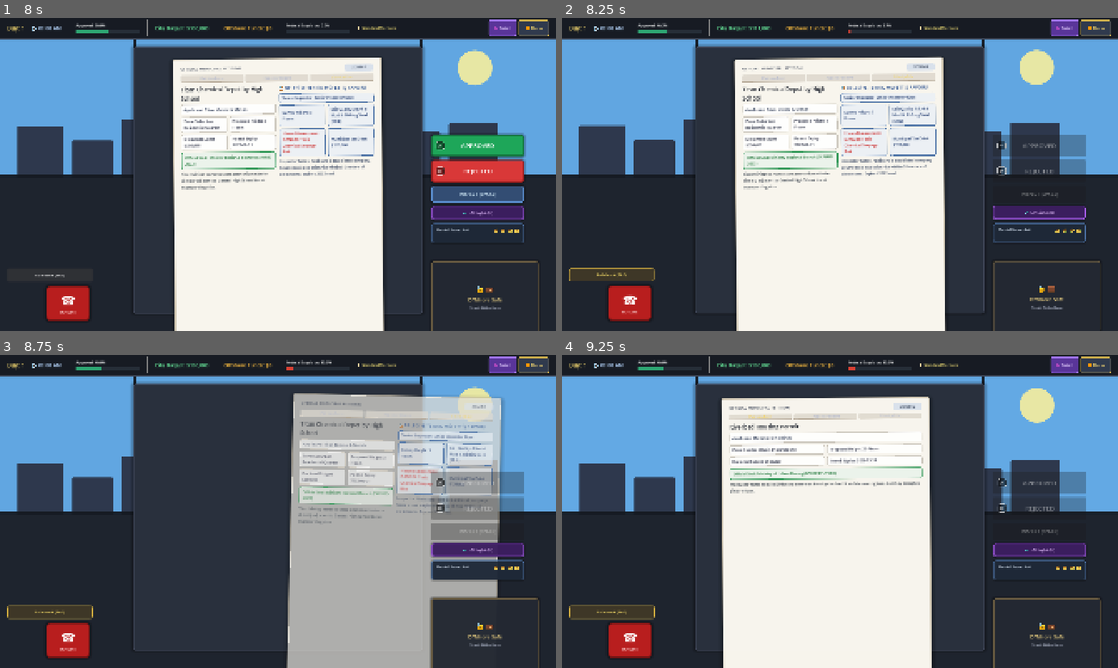
Above: before the commit, frames 1-4 (two rows, left to right).
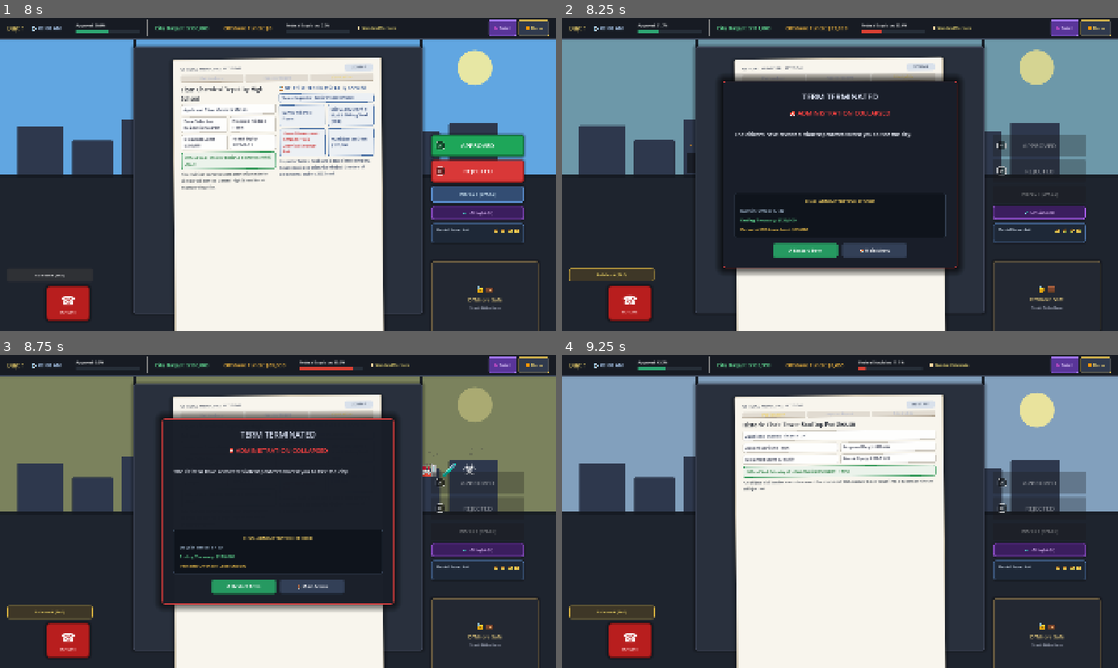
Above: after the commit, the same moments.

Repository: kaansrflioglu/yes-mr-mayor
Game: Godot game, scene res://scenes/menu/MainMenu.tscn
The game is run twice, just before and just after one commit, with the same random seed, the same clock (stepped at 60 frames per second) and the same inputs.
Inputs (mouse positions are in pixels of both pictures, inside the frame that each line leads up to):
- Up to frame 1 (8 s): click "⭐ New Term" at 0.5 s; click "Petition Form" at 1.25 s; click "Inspector Report" at 2 s; click "Side-by-Side" at 2.75 s; click "✕" at 3.5 s; click "Zoning & Heights" at 4.25 s; click "Official Seals" at 5 s; click "Blacklist" at 5.75 s; click "Directives" at 6.5 s; click "Rulebook (TAB)" at 7.25 s
- Up to frame 2 (8.25 s): click "APPROVED" at 8 s
- Up to frame 3 (8.75 s): no input
- Up to frame 4 (9.25 s): click (806, 586) at 8.75 s, where only the run after the commit has a clickable "↺ Restart Term"

Frame 1 is identical in both runs. In frame 2, 42% of the frame differs, in the area x 0-100%, y 1-83%; in frame 3, 54%, in the area x 0-100%, y 1-100%; in frame 4, 26%.

Commit message:
fix(resolution): restore base event effects, visual flags, and consequence chaining (Spec 01)

Diff:
--- a/scripts/autoload/GameManager.gd
+++ b/scripts/autoload/GameManager.gd
@@ -177,7 +177,7 @@
 		event_flags[effects["city_flag"]] = true
 	if "unlocks_event_id" in effects and not str(effects["unlocks_event_id"]).is_empty():
 		var unlocked_id: String = str(effects["unlocks_event_id"])
-		if EventManager != null:
+		if EventManager != null and EventManager.has_method("unlock_event"):
 			EventManager.unlock_event(unlocked_id)
 
 	_notify_stats_changed()
--- a/scripts/desk/DeskView.gd
+++ b/scripts/desk/DeskView.gd
@@ -978,46 +978,53 @@
 	var has_viol: bool = event.has_violations()
 	var took_bribe: bool = active_document.has_pocketed_bribe
 
-	var res_effects: Dictionary = {}
+	# Fetch base authored effects from EventData
+	var base_effects: Dictionary = (
+		event.effects_approve.duplicate(true) if approved
+		else event.effects_reject.duplicate(true)
+	)
+
+	var res_effects: Dictionary = base_effects.duplicate(true)
+
+	# Apply Deductive Context Overlays:
 	if approved:
 		if has_viol:
-			# Corrupt approval of violation
-			if took_bribe:
-				res_effects = {
-					"public_opinion": -15.0,
-					"suspicion": 15.0,
-					"budget": event.effects_approve.get("budget", 20000)
-				}
-			else:
-				# Negligent approval: approved illegal project without even taking bribe!
-				res_effects = {
-					"public_opinion": -10.0,
-					"suspicion": 10.0,
-					"budget": event.effects_approve.get("budget", 15000)
-				}
+			# Corrupt / Negligent approval of a project with known violations:
+			# Severe penalty to opinion and spike in suspicion
+			var viol_count: int = event.violations.size()
+			var opinion_penalty: float = -12.0 * float(viol_count)
+			var susp_spike: float = 12.0 * float(viol_count)
+
+			res_effects["public_opinion"] = float(res_effects.get("public_opinion", 0.0)) + opinion_penalty
+			res_effects["suspicion"] = float(res_effects.get("suspicion", 0.0)) + susp_spike
+			if not took_bribe:
+				# Negligent approval: citizens are bewildered why you allowed illegal works for free
+				res_effects["public_opinion"] = float(res_effects.get("public_opinion", 0.0)) - 5.0
 		else:
-			# Honest approval of clean petition: good for the city
-			res_effects = {
-				"public_opinion": 12.0,
-				"budget": 20000,
-				"suspicion": -5.0
-			}
+			# Honest approval of a fully compliant petition:
+			# Bonus civic satisfaction and slight suspicion reduction
+			res_effects["public_opinion"] = float(res_effects.get("public_opinion", 0.0)) + 6.0
+			res_effects["suspicion"] = float(res_effects.get("suspicion", 0.0)) - 3.0
 	else:
-		# Rejected:
+		# Rejection logic:
 		if has_viol:
-			# Valid rejection with cause: Player gets praised for sharp vigilance!
-			res_effects = {
-				"public_opinion": 15.0,
-				"suspicion": -10.0,
-				"budget": 0
-			}
+			# Valid rejection with cause: Mayor praised for sharp vigilance!
+			var discovered_count: int = active_document.discovered_violations.size() if ("discovered_violations" in active_document) else 1
+			var vigilance_bonus: float = 8.0 + (float(discovered_count) * 4.0)
+			res_effects["public_opinion"] = float(res_effects.get("public_opinion", 0.0)) + vigilance_bonus
+			res_effects["suspicion"] = float(res_effects.get("suspicion", 0.0)) - 8.0
 		else:
-			# Wrongful rejection of completely legal petition: Citizens outraged
-			res_effects = {
-				"public_opinion": -15.0,
-				"suspicion": 5.0,
-				"budget": 0
-			}
+			# Wrongful rejection of legal application: Bureaucratic red-tape outrage!
+			res_effects["public_opinion"] = float(res_effects.get("public_opinion", 0.0)) - 10.0
+			res_effects["suspicion"] = float(res_effects.get("suspicion", 0.0)) + 4.0
+
+	# Ensure visual flags and unlocked event IDs are preserved
+	if base_effects.has("city_visual_flag"):
+		res_effects["city_visual_flag"] = base_effects["city_visual_flag"]
+	if base_effects.has("city_flag"):
+		res_effects["city_flag"] = base_effects["city_flag"]
+	if base_effects.has("unlocks_event_id"):
+		res_effects["unlocks_event_id"] = base_effects["unlocks_event_id"]
 
 	res_effects = DirectiveManager.apply_modifiers(
 		res_effects, event, approved, took_bribe
--- /dev/null
+++ b/tests/TestRunnerEventResolutionFix.tscn
@@ -0,0 +1,6 @@
+[gd_scene load_steps=2 format=3]
+
+[ext_resource type="Script" path="res://tests/test_event_resolution_fix.gd" id="1_test"]
+
+[node name="TestRunnerEventResolutionFix" type="Node"]
+script = ExtResource("1_test")
--- /dev/null
+++ b/tests/test_event_resolution_fix.gd
@@ -0,0 +1,94 @@
+extends Node
+
+## test_event_resolution_fix.gd - Verifies event resolution base effects, visual flags, and consequence chaining.
+
+var passed_tests: int = 0
+var total_tests: int = 3
+
+@onready var game_mgr: Node = get_node("/root/GameManager")
+@onready var event_mgr: Node = get_node("/root/EventManager")
+
+
+func _ready() -> void:
+	print("\n========================================================")
+	print(">>> RUNNING EVENT RESOLUTION & FLAG PROPAGATION TESTS <<<")
+	print("========================================================\n")
+
+	test_test_1_custom_budget_delta()
+	test_test_2_city_visual_flag_propagation()
+	test_test_3_consequence_chaining()
+
+	print("\n========================================================")
+	if passed_tests == total_tests:
+		print(">>> ALL 3 EVENT RESOLUTION TESTS PASSED! (3/3) <<<")
+	else:
+		print(">>> TEST FAILURES DETECTED! (%d/%d) <<<" % [passed_tests, total_tests])
+	print("========================================================\n")
+
+	get_tree().quit(0 if passed_tests == total_tests else 1)
+
+
+func test_test_1_custom_budget_delta() -> void:
+	print("[TEST 1] Verifying custom budget delta resolution...")
+	game_mgr.start_new_game()
+	var initial_budget: int = game_mgr.city_budget
+
+	var custom_effects: Dictionary = {
+		"budget": -80000,
+		"public_opinion": 25.0
+	}
+	game_mgr.apply_resolution(custom_effects)
+
+	assert(game_mgr.city_budget == initial_budget - 80000, "City budget must reflect -80000 delta.")
+	print("  -> Budget delta applied correctly: %d -> %d" % [initial_budget, game_mgr.city_budget])
+	print("  [PASS] Test 1: Custom Budget Delta verified.\n")
+	passed_tests += 1
+
+
+func test_test_2_city_visual_flag_propagation() -> void:
+	print("[TEST 2] Verifying city visual flag propagation into GameManager.event_flags...")
+	game_mgr.start_new_game()
+
+	var flag_key: String = "add_concrete_tower"
+	assert(not game_mgr.event_flags.has(flag_key), "Flag should not be set initially.")
+
+	var custom_effects: Dictionary = {
+		"city_visual_flag": flag_key
+	}
+	game_mgr.apply_resolution(custom_effects)
+
+	assert(game_mgr.event_flags.has(flag_key) and game_mgr.event_flags[flag_key] == true, "City visual flag must be set in event_flags.")
+	print("  -> City visual flag propagated: %s = true" % flag_key)
+	print("  [PASS] Test 2: City Visual Flag Propagation verified.\n")
+	passed_tests += 1
+
+
+func test_test_3_consequence_chaining() -> void:
+	print("[TEST 3] Verifying consequence chaining via unlocks_event_id...")
+	game_mgr.start_new_game()
+
+	var target_ev: EventData = null
+	for ev in event_mgr.all_events:
+		if ev.category == "consequence":
+			target_ev = ev
+			break
+
+	if target_ev == null and not event_mgr.all_events.is_empty():
+		target_ev = event_mgr.all_events[0]
+
+	assert(target_ev != null, "Target event must exist for testing.")
+	var unlocked_id: String = target_ev.id
+
+	# Ensure target_ev is not in draw_pile initially for test
+	if event_mgr.draw_pile.has(target_ev):
+		event_mgr.draw_pile.erase(target_ev)
+
+	var custom_effects: Dictionary = {
+		"unlocks_event_id": unlocked_id
+	}
+	game_mgr.apply_resolution(custom_effects)
+
+	assert(event_mgr.draw_pile.has(target_ev), "EventManager draw_pile must contain the unlocked EventData.")
+	print("  -> Unlocked event appended to draw_pile: %s" % unlocked_id)
+	print("  [PASS] Test 3: Consequence Chaining verified.\n")
+	passed_tests += 1
